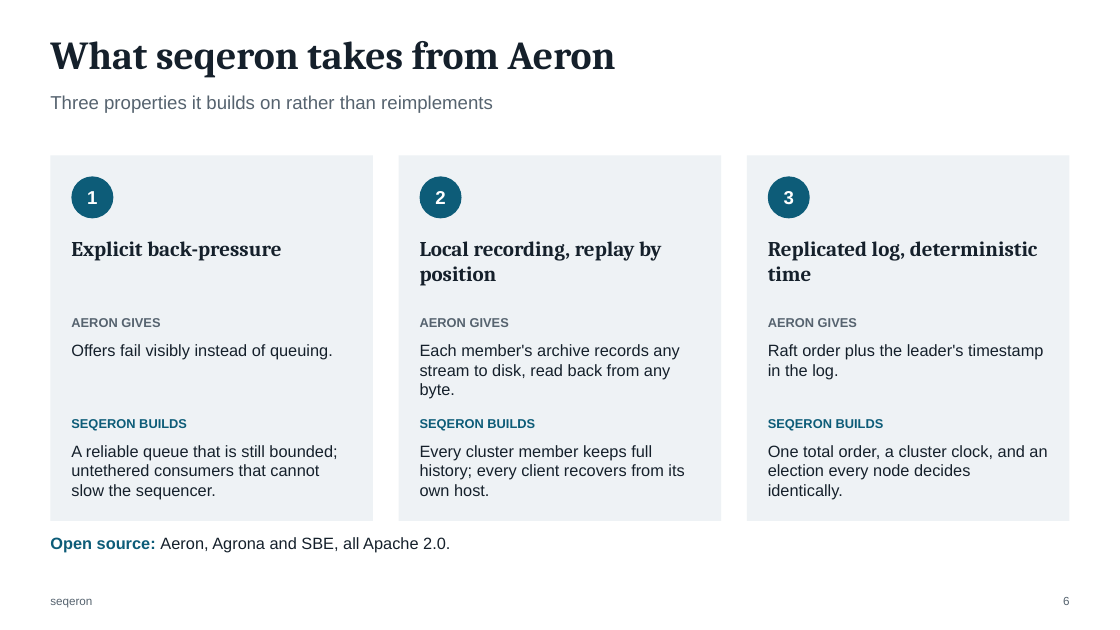
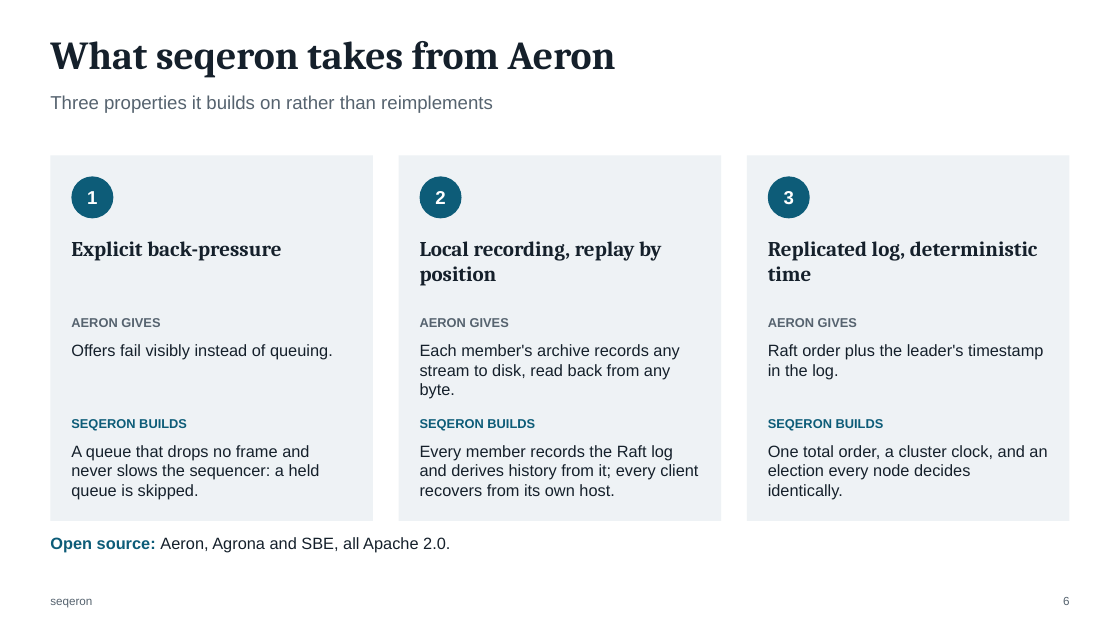
Before and after one commit to FredrikJDahlberg/seqeron, a slide deck: slide 6 of doc/presentation/seqeron-architecture.pptx. Drawn at 1120x630 pixels with LibreOffice and Linux fonts; fonts in the diff are those of the drawing. Boxes give left, top, right and bottom in pixels: in the first picture for what was removed or moved away, otherwise in the second. Text is boxed around its words. In the diff, an @@ line names an element or a change of style, - is before the commit and + after.

```diff
--- a/doc/presentation/seqeron-architecture.pptx
+++ b/doc/presentation/seqeron-architecture.pptx
@@ text at (71, 445, 320, 500): text changed @@
-A reliable queue that is still bounded; untethered consumers that cannot slow the sequencer.
+A queue that drops no frame and never slows the sequencer: a held queue is skipped.
@@ text at (420, 445, 698, 496): text changed @@
-Every cluster member keeps full history; every client recovers from its own host.
+Every member records the Raft log and derives history from it; every client recovers from its own host.
```
Also in this commit, not shown: 16 other slides changed, 1 slide added, 31 slides removed, 60 other files.
